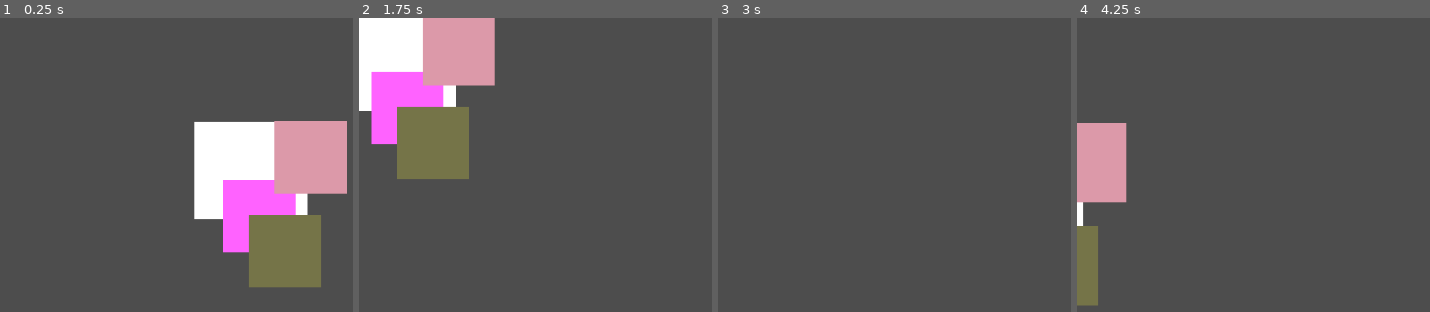
Above: before the commit, frames 1-4 (left to right).
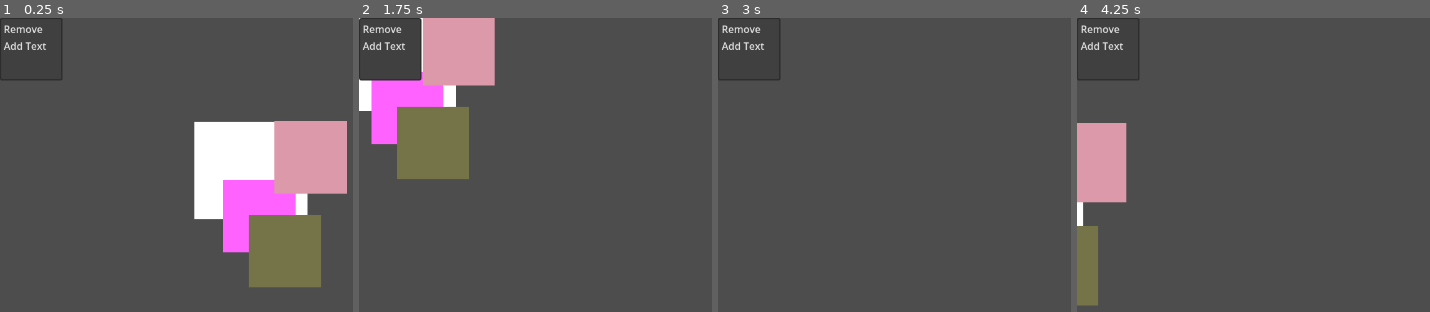
Above: after the commit, the same moments.

Repository: PhyrexianAgent/card-game-sim
Game: Godot game, scene res://Game/experimental.tscn
Same seed, same stepped clock (60 frames per second), same inputs: the game is played once before the commit and once after it.
Inputs (mouse positions are in pixels of both pictures, inside the frame that each line leads up to):
- Up to frame 1 (0.25 s): no input
- Up to frame 2 (1.75 s): tap Enter at 0.5 s; move the mouse to (outside the picture) at 0.52 s; hold Right (ui_right) 0.53-1.28 s; hold T (tester) 0.53-1.28 s; move the mouse to (599, 264) at 1.27 s; hold Down (ui_down) from 1.28 s (still down); click (599, 264) at 1.35 s; tap T (tester) at 1.55 s
- Up to frame 3 (3 s): move the mouse to (outside the picture) at 2.02 s; release Down (ui_down) at 2.03 s; hold Right (ui_right) 2.03-2.78 s; hold T (tester) 2.03-2.78 s; right-click (outside the picture) at 2.1 s; tap Space at 2.75 s; move the mouse to (outside the picture) at 2.77 s; hold Up (ui_up) from 2.78 s (still down); tap T (tester) at 2.85 s
- Up to frame 4 (4.25 s): tap Enter at 3.5 s; move the mouse to (outside the picture) at 3.52 s; release Up (ui_up) at 3.53 s; hold Left (ui_left) from 3.53 s (still down); hold T (tester) from 3.53 s (still down); tap Mouse wheel up (zoom_in) at 3.6 s

The runs differ from the first frame. In frame 1, 0.5% of the frame differs, in the area x 0-18%, y 0-22%; in frame 2, 3.8%; in frame 3, 0.5%; in frame 4, 0.5%.

Commit message:
Created Resource to Store Context Menu Init Data
Allows for such resource to store some basic starting info for how the menu operates, plus what items it will have.

Diff:
--- /dev/null
+++ b/Game/Context Menu/base_stack_menu_data.tres
@@ -0,0 +1,26 @@
+[gd_resource type="Resource" script_class="ContextMenuData" load_steps=5 format=3 uid="uid://4ageoiko3dlu"]
+
+[ext_resource type="Script" uid="uid://62n7232bjnmb" path="res://Resources/Contect Menu Initializer/context_item_data.gd" id="1_x823m"]
+[ext_resource type="Script" uid="uid://ccby1cfdevnqp" path="res://Resources/Contect Menu Initializer/context_menu_data.gd" id="2_xbjga"]
+
+[sub_resource type="Resource" id="Resource_l7apu"]
+script = ExtResource("1_x823m")
+type = 0
+text = "Remove"
+id = 0
+metadata/_custom_type_script = "uid://62n7232bjnmb"
+
+[sub_resource type="Resource" id="Resource_8v8f5"]
+script = ExtResource("1_x823m")
+type = 0
+text = "Add Text"
+id = 0
+metadata/_custom_type_script = "uid://62n7232bjnmb"
+
+[resource]
+script = ExtResource("2_xbjga")
+start_visible = false
+hide_from_item_selection = true
+hide_from_checkable_selection = true
+items = Array[ExtResource("1_x823m")]([SubResource("Resource_l7apu"), SubResource("Resource_8v8f5")])
+metadata/_custom_type_script = "uid://ccby1cfdevnqp"
--- /dev/null
+++ b/Game/Context Menu/context_menu.gd
@@ -0,0 +1,10 @@
+extends PopupMenu
+
+@export var initial_menu_data: ContextMenuData
+
+func _ready() -> void:
+	var item_callables = initial_menu_data.get_item_callables(self)
+	for callable in item_callables:
+		callable.call()
+	hide_on_item_selection = initial_menu_data.hide_from_item_selection
+	hide_on_checkable_item_selection = initial_menu_data.hide_from_checkable_selection
--- /dev/null
+++ b/Game/Context Menu/context_menu.tscn
@@ -0,0 +1,10 @@
+[gd_scene load_steps=3 format=3 uid="uid://08gocwtwt24h"]
+
+[ext_resource type="Script" uid="uid://duo3e167mfdmr" path="res://Game/Context Menu/context_menu.gd" id="1_bfo2y"]
+[ext_resource type="Resource" uid="uid://4ageoiko3dlu" path="res://Game/Context Menu/base_stack_menu_data.tres" id="2_wyby0"]
+
+[node name="Context Menu" type="PopupMenu"]
+visible = true
+unfocusable = true
+script = ExtResource("1_bfo2y")
+initial_menu_data = ExtResource("2_wyby0")
--- a/Game/Stack/stack.gd
+++ b/Game/Stack/stack.gd
@@ -42,6 +42,3 @@
 func _input(event: InputEvent) -> void:
 	if event.is_action_pressed("drag_camera") and mouse_detector.mouse_on and not DraggingLayer.instance.is_dragging:
 		DraggingLayer.instance.start_drag(self)
-	if event.is_action_pressed("tester"):
-		mouse_detector.update_position()
-		print("updating position")
--- a/Game/experimental.tscn
+++ b/Game/experimental.tscn
@@ -1,9 +1,10 @@
-[gd_scene load_steps=5 format=3 uid="uid://besgat1c0q0no"]
+[gd_scene load_steps=6 format=3 uid="uid://besgat1c0q0no"]
 
 [ext_resource type="PackedScene" uid="uid://cdvyujbf2cwl7" path="res://Game/Stack/stack.tscn" id="1_cx5mc"]
 [ext_resource type="PackedScene" uid="uid://dim5vk6v0d2gh" path="res://Game/Dragging Nodes/Drag Modulate/drag_modulate.tscn" id="2_ya8im"]
 [ext_resource type="PackedScene" uid="uid://d2uxp4q3a1jyt" path="res://Game/Dragging Nodes/Dragging Layer/dragging_layer.tscn" id="3_hgmfy"]
 [ext_resource type="PackedScene" uid="uid://t3t0a4p3mg53" path="res://Game/dragging_camera.tscn" id="4_sgx67"]
+[ext_resource type="PackedScene" uid="uid://08gocwtwt24h" path="res://Game/Context Menu/context_menu.tscn" id="5_tg1ir"]
 
 [node name="Experimental" type="Node2D"]
 
@@ -33,3 +34,5 @@
 
 [node name="Dragging Camera" parent="." instance=ExtResource("4_sgx67")]
 position = Vector2(793, 456)
+
+[node name="Context Menu" parent="." instance=ExtResource("5_tg1ir")]
--- /dev/null
+++ b/Resources/Contect Menu Initializer/context_item_data.gd
@@ -0,0 +1,29 @@
+extends Resource
+class_name ContextItemData
+
+enum Types{
+	NORMAL, CHECK_BOX, RADIO_BUTTON, SEPERATOR
+}
+
+@export var type: Types = Types.NORMAL
+@export var text: String
+@export var id: int
+
+func get_init_callable(menu: PopupMenu) -> Callable:
+	var callable = get_base_callable(menu)
+	if type != Types.SEPERATOR:
+		callable = callable.bind(text, id)
+	return callable
+
+func get_base_callable(menu: PopupMenu) -> Callable:
+	var callable: Callable
+	match type:
+		Types.NORMAL:
+			callable = menu.add_item
+		Types.CHECK_BOX:
+			callable = menu.add_check_item
+		Types.RADIO_BUTTON:
+			callable = menu.add_radio_check_item
+		Types.SEPERATOR:
+			callable = menu.add_separator
+	return callable
--- /dev/null
+++ b/Resources/Contect Menu Initializer/context_menu_data.gd
@@ -0,0 +1,12 @@
+extends Resource
+class_name ContextMenuData
+
+@export var hide_from_item_selection := true
+@export var hide_from_checkable_selection := true
+@export var items: Array[ContextItemData]
+
+func get_item_callables(menu: PopupMenu) -> Array[Callable]:
+	var callables: Array[Callable]
+	for item in items:
+		callables.append(item.get_init_callable(menu))
+	return callables
Not shown, added: Game/Context Menu/context_menu.gd.uid
Not shown, added: Resources/Contect Menu Initializer/context_item_data.gd.uid
Not shown, added: Resources/Contect Menu Initializer/context_menu_data.gd.uid
